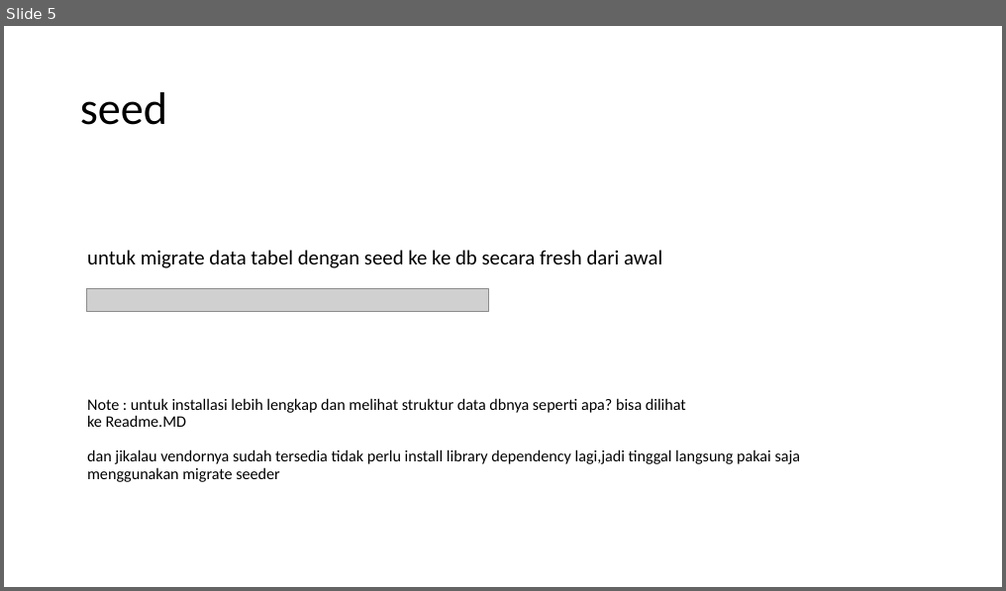
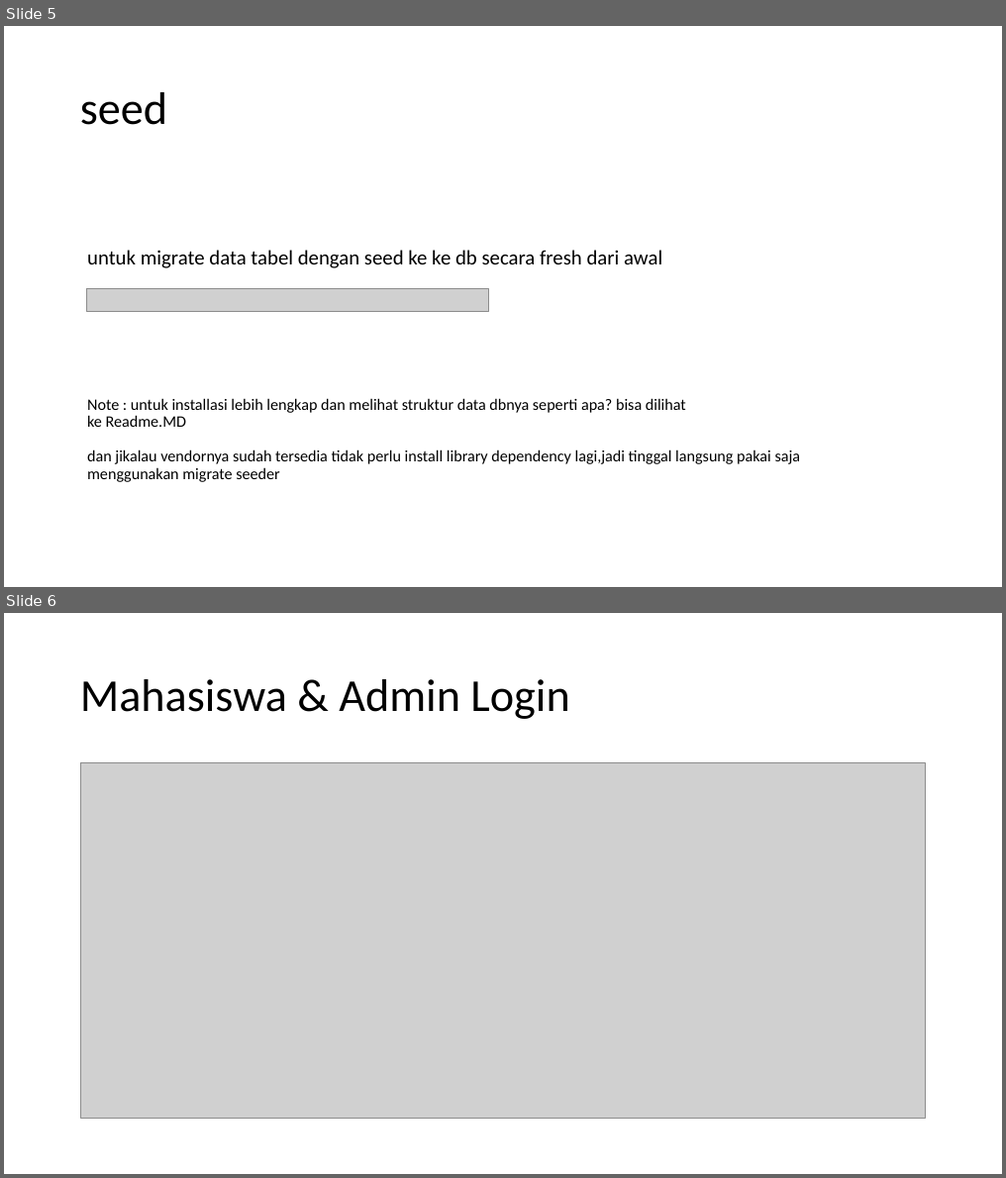
Before and after one commit to rulyce23/krs-app, a slide deck: Installation krs-app by ruly.pptx. Shown one above the other, each under a label of ours: slide 5 before the commit, slides 5 and 6 after it. The pictures are 1006x591 and 1006x1178 pixels, drawn with LibreOffice and Linux fonts; fonts in the diff are those of the drawing; grey boxes stand for pictures. Boxes give left, top, right and bottom in pixels: in the first picture for what was removed or moved away, otherwise in the second. Text is boxed around its words. In the diff, an @@ line names an element or a change of style, - is before the commit and + after.

```diff
--- a/Installation krs-app by ruly.pptx
+++ b/Installation krs-app by ruly.pptx
@@ slide 6 added at (4,613,1002,1174), background #FFFFFF @@
@@ title added at (80,679,569,719), 44 pt, text #000000 @@
+Mahasiswa & Admin Login
@@ picture added at (81,762,926,1119) @@
```
Also in this commit, not shown: 10 other slides added.
